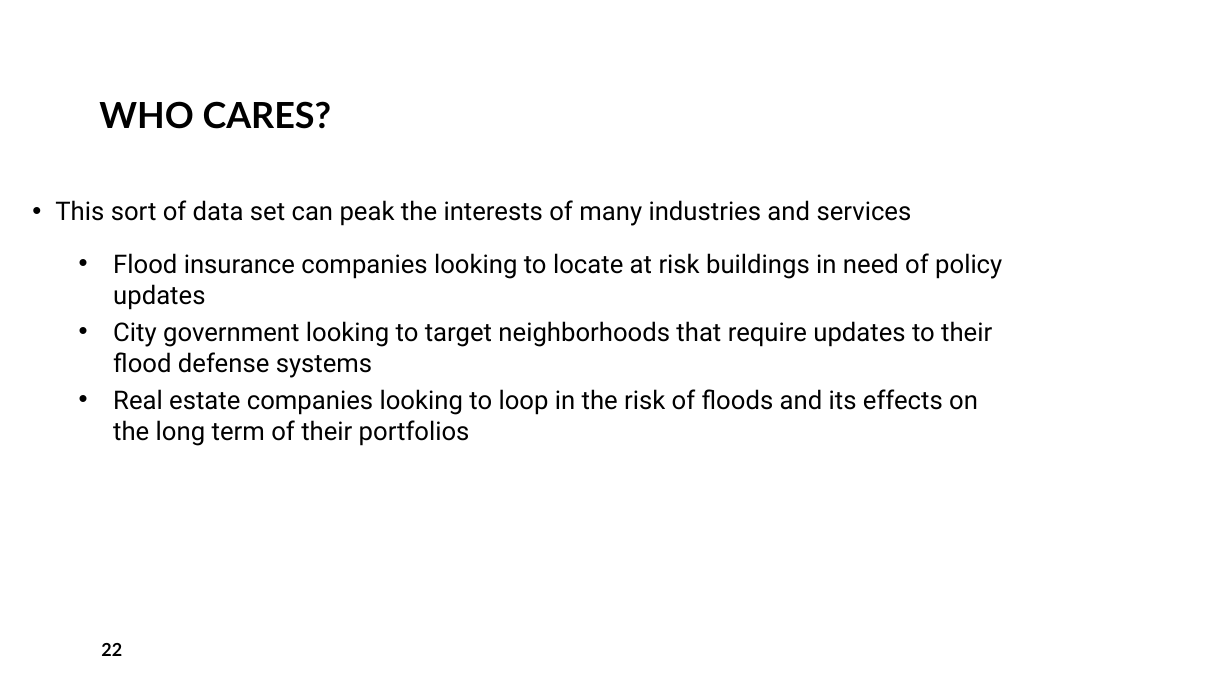
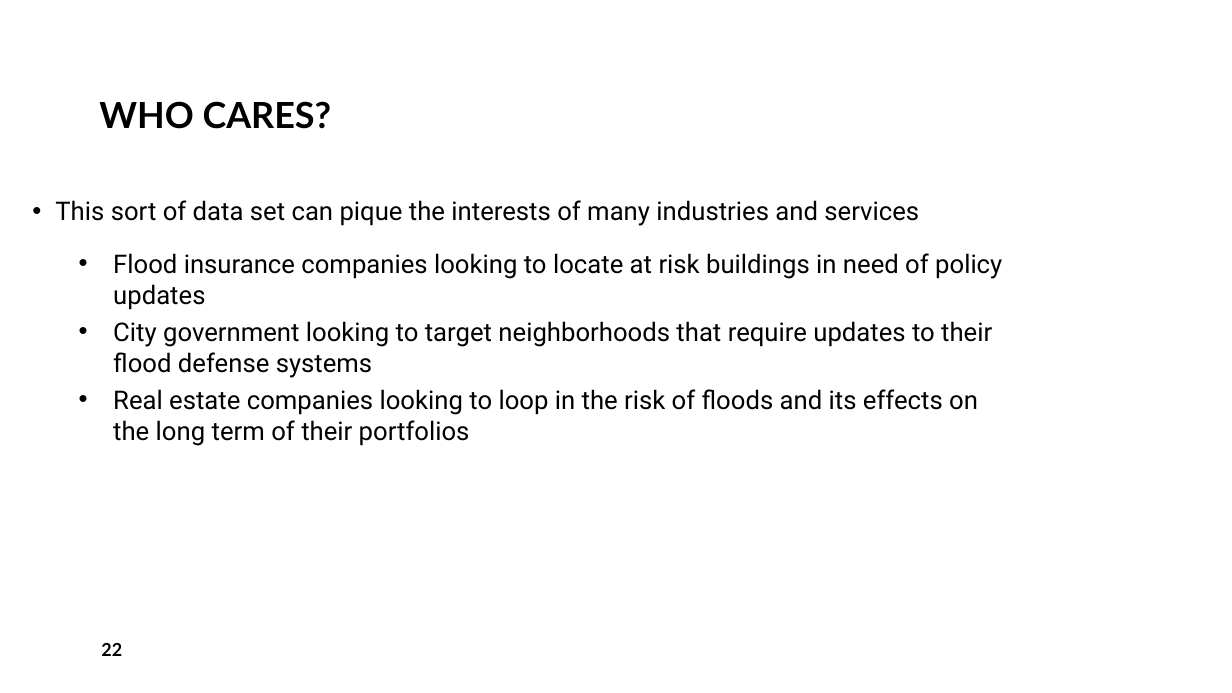
Before and after one commit to rowens2025/nyc-urban-built-floodzone-planimetrics, a slide deck: slide 22 of docs/slides/NYC P1 Slides.pptx. Drawn at 1232x693 pixels with LibreOffice and Linux fonts; fonts in the diff are those of the drawing; background and template pictures are left out. Boxes give left, top, right and bottom in pixels: in the first picture for what was removed or moved away, otherwise in the second. Text is boxed around its words. In the diff, an @@ line names an element or a change of style, - is before the commit and + after.

```diff
--- a/docs/slides/NYC P1 Slides.pptx
+++ b/docs/slides/NYC P1 Slides.pptx
@@ text at (55, 200, 919, 226): text changed @@
-• This sort of data set can peak the interests of many industries and services
+• This sort of data set can pique the interests of many industries and services
```
Also in this commit, not shown: 5 other slides changed, 3 other files.
